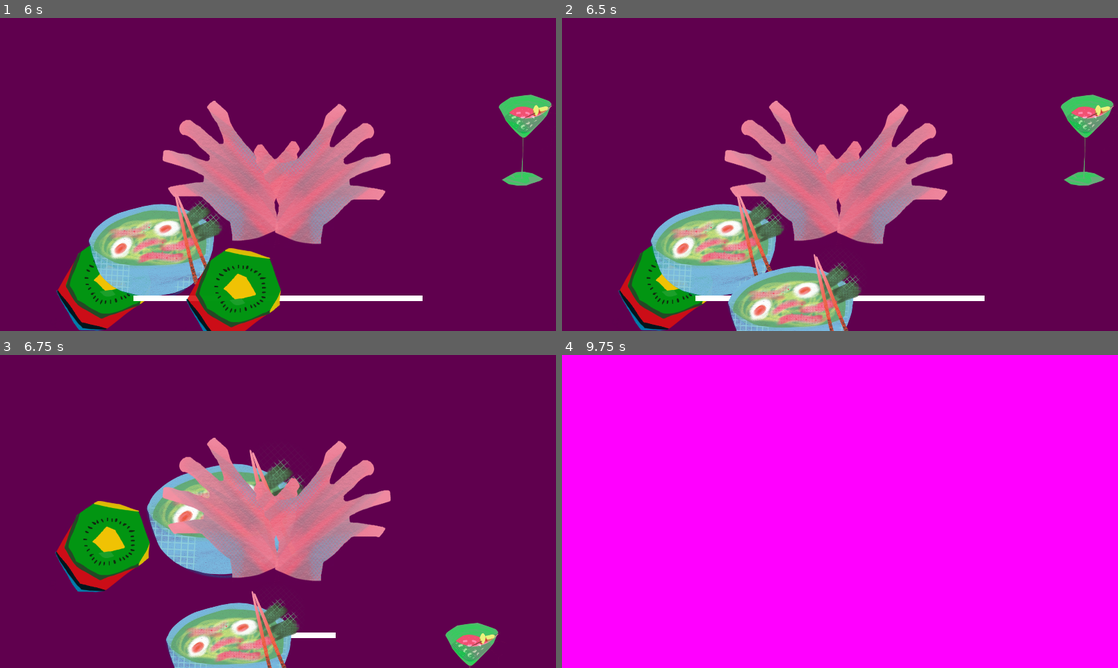
Above: before the commit, frames 1-4 (two rows, left to right).
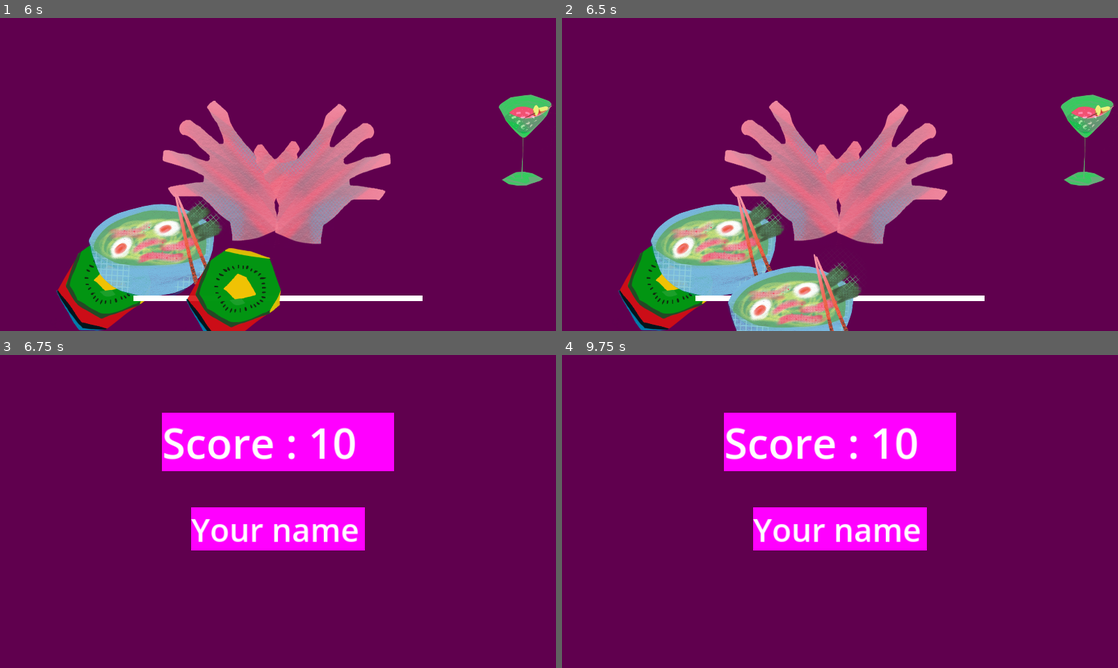
Above: after the commit, the same moments.

Repository: riioze/GameJamFevrier2024
Game: Godot game, scene res://scenes/main.tscn
The game is run twice, just before and just after one commit, with the same random seed, the same clock (stepped at 60 frames per second) and the same inputs.
Inputs (mouse positions are in pixels of both pictures, inside the frame that each line leads up to):
- Up to frame 1 (6 s): tap Enter (Confirm) at 0.5, 1.35, 2, 2.85, 3.5, 4.35, 5.85 s; move the mouse to (400, 158) at 0.52 s; hold Enter (Confirm) 0.53-1.28 s; move the mouse to (166, 190) at 1.27 s; move the mouse to (333, 105) at 2.02 s; hold Enter (Confirm) 2.03-2.78 s; move the mouse to (250, 237) at 2.77 s; move the mouse to (444, 221) at 3.52 s; hold Enter (Confirm) 3.53-4.28 s; move the mouse to (111, 127) at 4.27 s; move the mouse to (305, 174) at 5.02 s; hold Enter (Confirm) 5.03-5.78 s; move the mouse to (194, 96) at 5.77 s
- Up to frame 2 (6.5 s): no input
- Up to frame 3 (6.75 s): move the mouse to (400, 495) at 6.52 s; hold Enter (Confirm) from 6.53 s (still down)
- Up to frame 4 (9.75 s): move the mouse to (728, 527) at 7.27 s; release Enter (Confirm) at 7.28 s; tap Enter (Confirm) at 7.35, 8.85 s; move the mouse to (895, 442) at 8.02 s; hold Enter (Confirm) 8.03-8.78 s; move the mouse to (812, 574) at 8.77 s; move the mouse to (1006, 558) at 9.52 s; hold Enter (Confirm) from 9.53 s (still down)

Frames 1-2 are identical in both runs. In frame 3, 28% of the frame differs, in the area x 9-90%, y 18-100%; in frame 4, 90%, in the area x 0-100%, y 0-100%.

Commit message:
name input

Diff:
--- a/scenes/score.tscn
+++ b/scenes/score.tscn
@@ -12,24 +12,29 @@
 
 [node name="Score" type="Node2D" parent="."]
 position = Vector2(960, 300)
-scale = Vector2(800, 200)
 
 [node name="ScoreBackGround" type="Sprite2D" parent="Score"]
+scale = Vector2(800, 200)
 texture = SubResource("PlaceholderTexture2D_7uy4o")
 
 [node name="ScoreLabel" type="Label" parent="Score"]
-offset_right = 40.0
-offset_bottom = 23.0
-text = "vxc"
+offset_left = -400.0
+offset_top = -100.0
+offset_right = 400.0
+offset_bottom = 100.0
+theme_override_font_sizes/font_size = 146
 
 [node name="PlayerName" type="Node2D" parent="."]
 position = Vector2(960, 600)
-scale = Vector2(600, 150)
 script = ExtResource("2_o2h1k")
 
 [node name="Sprite2D" type="Sprite2D" parent="PlayerName"]
+scale = Vector2(600, 150)
 texture = SubResource("PlaceholderTexture2D_1ju7a")
 
 [node name="NameLabel" type="Label" parent="PlayerName"]
-offset_right = 40.0
-offset_bottom = 23.0
+offset_left = -300.0
+offset_top = -75.0
+offset_right = 297.0
+offset_bottom = 72.0
+theme_override_font_sizes/font_size = 110
--- a/scripts/game_manager.gd
+++ b/scripts/game_manager.gd
@@ -25,7 +25,7 @@
 	await clock.run_clock(ordering_phase_duration)
 	stuff_manager.check_stuff_list_positions()
 
-	if loose_condition():
+	if loose_condition() or true:
 		loose()
 		return
 
--- a/scripts/score/player_name_input_manager.gd
+++ b/scripts/score/player_name_input_manager.gd
@@ -11,10 +11,20 @@
 
 # Called every frame. 'delta' is the elapsed time since the previous frame.
 func _process(delta):
-	pass
+	print(player_name)
+	if player_name == "":
+		label.set_text("Your name")
+	else:
+		label.set_text(player_name)
 
 func _input(event):
+
 	if event is InputEventKey and event.is_pressed():
 		var key_text : String = OS.get_keycode_string(event.keycode)
+		print(key_text)
 		if key_text == "Enter" and player_name.length()>=3:
-			SceneManager.score.save_score()
+			var score_manager : ScoreManager = SceneManager.score
+			score_manager._set_name(player_name)
+			score_manager.save_scores()
+		elif player_name.length()<3 and key_text.length() == 1:
+			player_name+=key_text
--- a/scripts/score_manager.gd
+++ b/scripts/score_manager.gd
@@ -4,6 +4,7 @@
 
 var score_dict = {}
 var in_score : bool
+var name_set : bool
 var score : int = 0
 var player_name : String = "test2"
 
@@ -11,15 +12,15 @@
 # Called when the node enters the scene tree for the first time.
 func _ready():
 	in_score = true
+	name_set = false
 
 	display_score()
 
 	load_scores()
-	save_scores()
 
 func display_score():
 	var score_label: Label = $Score/ScoreLabel
-	score_label.text = "Score : " + str(score)
+	score_label.set_text("Score : " + str(score))
 	print(score_label.text)
 
 func load_scores():
@@ -38,6 +39,9 @@
 
 func set_score(score_to_set : int):
 	score = score_to_set
+func _set_name(name_to_set: String):
+	player_name = name_to_set
+	name_set = true
 
 func save_scores():
 	var file : FileAccess = FileAccess.open("res://save_game.txt", FileAccess.WRITE)
Not shown, changed: save_game.txt
